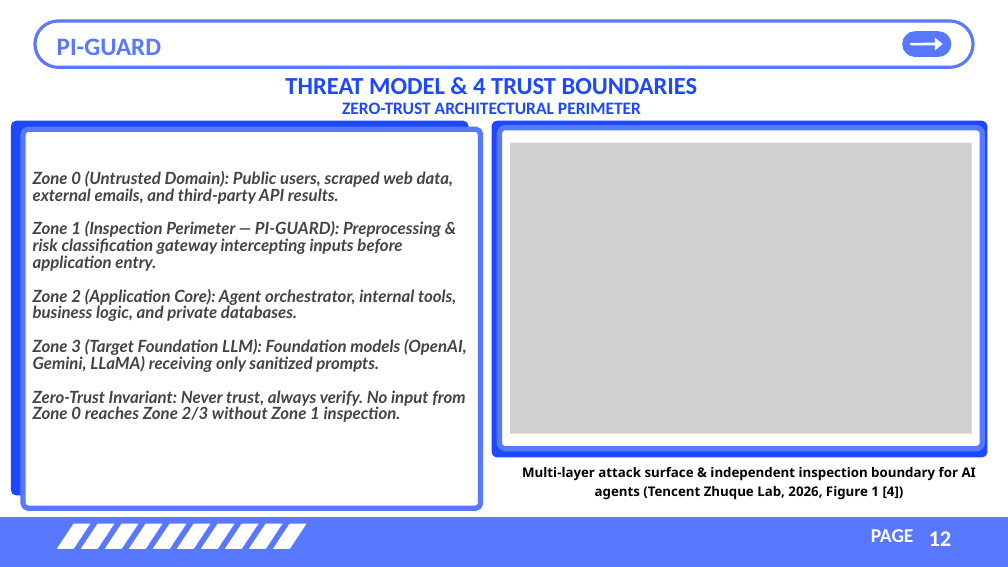
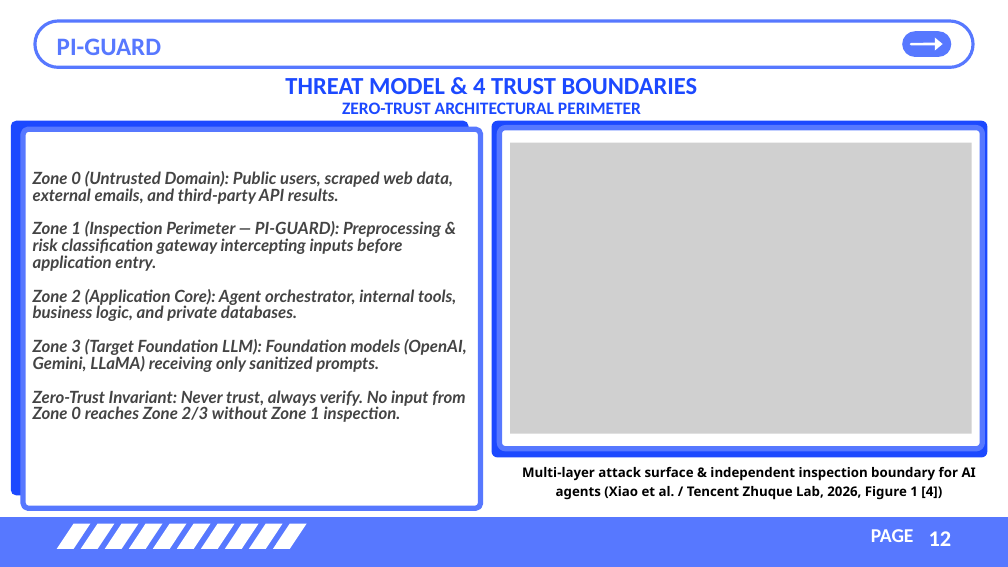
Before and after one commit to nvtruongops/pi-guard, a slide deck: slide 12 of Final-Report/reports/PI-GUARD-Present-109.pptx. Drawn at 1008x567 pixels with LibreOffice and Linux fonts; fonts in the diff are those of the drawing; grey boxes stand for pictures. Boxes give left, top, right and bottom in pixels: in the first picture for what was removed or moved away, otherwise in the second. Text is boxed around its words. In the diff, an @@ line names an element or a change of style, - is before the commit and + after.

Commit message:
docs(presentation): update Tencent paper citation and fix caption typo in PI-GUARD-Present-109.pptx

```diff
--- a/Final-Report/reports/PI-GUARD-Present-109.pptx
+++ b/Final-Report/reports/PI-GUARD-Present-109.pptx
@@ text at [522, 467, 976, 500]: text changed @@
-Multi-layer attack surface & independent inspection boundary for AI agents (Tencent Zhuque Lab, 2026, Figure 1 [4])
+Multi-layer attack surface & independent inspection boundary for AI agents (Xiao et al. / Tencent Zhuque Lab, 2026, Figure 1 [4])
```
Also in this commit, not shown: 2 other slides changed, 4 other files.
